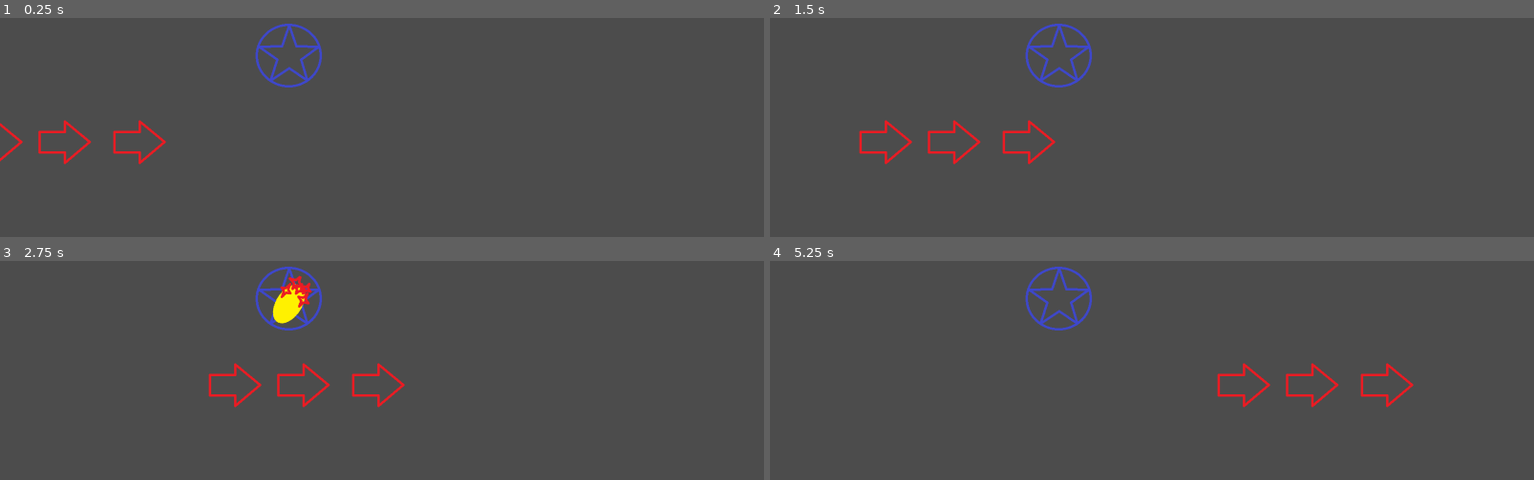
Above: before the commit, frames 1-4 (two rows, left to right).
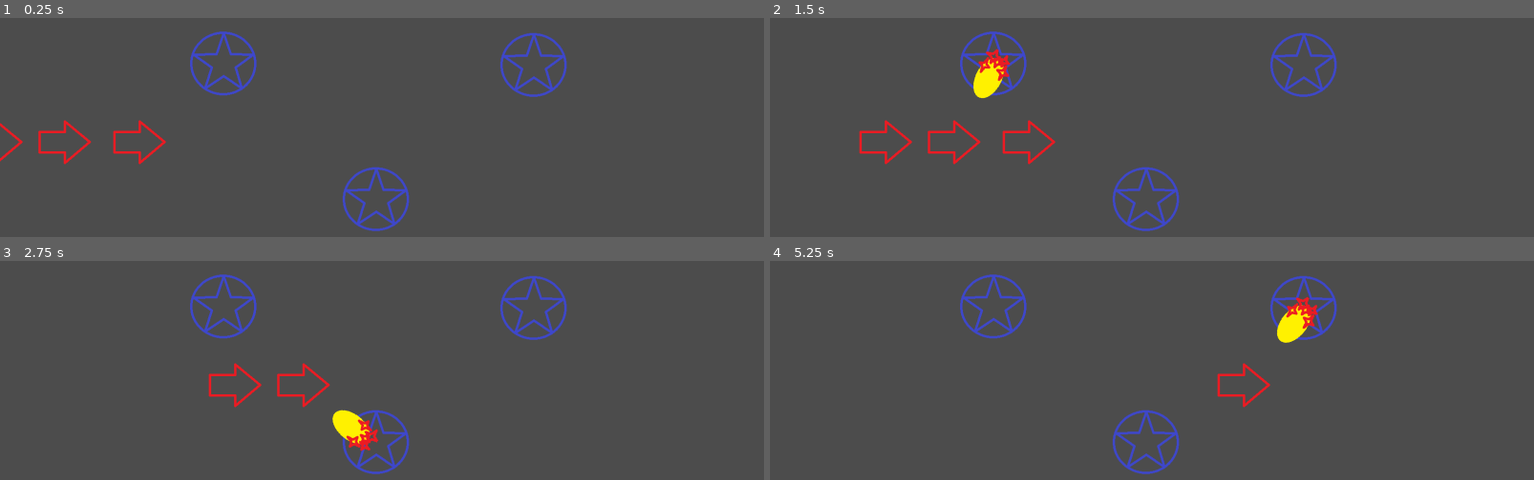
Above: after the commit, the same moments.

Repository: Bronsky91/WS2-Godot
Game: Godot game, scene res://scenes/Game.tscn
Two runs of this game, one before a commit and one after it. Both use one fixed random seed, a clock stepped at 60 frames per second and the inputs below.
Inputs:
- Up to frame 1 (0.25 s): no input
- Up to frame 2 (1.5 s): no input
- Up to frame 3 (2.75 s): no input
- Up to frame 4 (5.25 s): no input

The runs differ from the first frame. In frame 1, 2.8% of the frame differs, in the area x 24-75%, y 2-98%; in frame 2, 3.4%; in frame 3, 4.2%; in frame 4, 3.9%.

Commit message:
Changes health of enemies to reflect new issue

Diff:
--- a/scenes/Enemy.tscn
+++ b/scenes/Enemy.tscn
@@ -21,7 +21,7 @@
 audio_bus_name = "Master"
 script = ExtResource( 1 )
 _sections_unfolded = [ "Material", "Visibility", "Z Index" ]
-health = 325
+health = 125
 
 [node name="Sprite" type="Sprite" parent="." index="0"]
 
--- a/scenes/Game.tscn
+++ b/scenes/Game.tscn
@@ -14,20 +14,33 @@
 position = Vector2( -57.2077, 514.937 )
 rotation = -1.5708
 _sections_unfolded = [ "Material", "Transform", "Visibility", "Z Index" ]
+health = 125
 
 [node name="Enemy2" parent="." index="1" instance=ExtResource( 2 )]
 
 position = Vector2( 242.753, 514.937 )
 rotation = -1.5708
 _sections_unfolded = [ "Material", "Transform", "Visibility", "Z Index" ]
+health = 125
 
 [node name="Enemy3" parent="." index="2" instance=ExtResource( 2 )]
 
 position = Vector2( 85.9896, 514.937 )
 rotation = -1.5708
 _sections_unfolded = [ "Material", "Transform", "Visibility", "Z Index" ]
+health = 125
 
 [node name="Rune" parent="." index="3" instance=ExtResource( 3 )]
 
-position = Vector2( 605.752, 335.963 )
+position = Vector2( 468.584, 352.544 )
 _sections_unfolded = [ "Transform" ]
+
+[node name="Rune2" parent="." index="4" instance=ExtResource( 3 )]
+
+position = Vector2( 788.14, 637.431 )
+_sections_unfolded = [ "Transform" ]
+
+[node name="Rune3" parent="." index="5" instance=ExtResource( 3 )]
+
+position = Vector2( 1118.25, 355.559 )
+_sections_unfolded = [ "Transform" ]
--- a/scripts/enemy.gd
+++ b/scripts/enemy.gd
@@ -1,7 +1,7 @@
 extends Area2D
 
 const SPEED = 200
-export var health = 325
+export var health = 125
 
 func _ready():
 	add_to_group("enemy")
